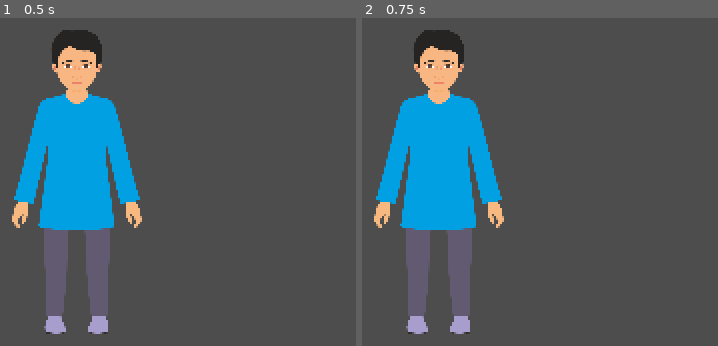
Above: before the commit, frames 1-2 (left to right).
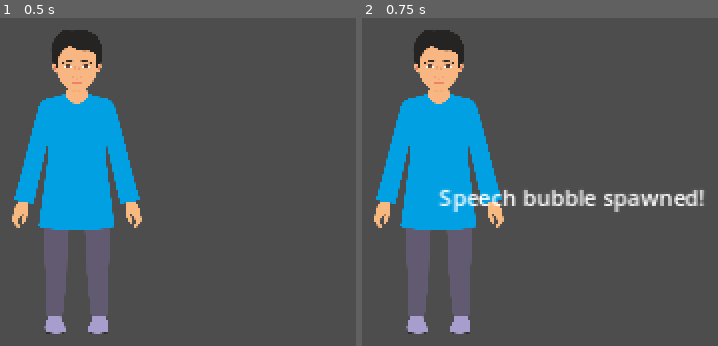
Above: after the commit, the same moments.

Repository: IvoChanev/Sunflower-Valley
Game: Godot game, scene res://scenes/main.tscn
Two runs of this game, one before a commit and one after it. Both use one fixed random seed, a clock stepped at 60 frames per second and the inputs below.
Inputs (mouse positions are in pixels of both pictures, inside the frame that each line leads up to):
- Up to frame 1 (0.5 s): no input
- Up to frame 2 (0.75 s): tap Enter at 0.5 s; move the mouse to (440, 182) at 0.52 s; click (440, 182) at 0.67 s

Frame 1 is identical in both runs. In frame 2, 2.2% of the frame differs, in the area x 21-97%, y 52-60%.

Commit message:
Speech bubble
Code support for the first speech bubble

Diff:
--- a/assets/scripts/client.gd
+++ b/assets/scripts/client.gd
@@ -3,6 +3,9 @@
 var plant: Node2D = null
 var plant_type: String = ""
 var disease: String = ""
+var speech_bubble_spawned: bool = false
+
+@onready var speech_bubble_scene = preload("res://scenes/speech_bubble.tscn")
 
 # Called when the node enters the scene tree for the first time.
 func _ready():
@@ -33,9 +36,15 @@
 func _on_area_2d_input_event(viewport: Node, event: InputEvent, shape_idx: int) -> void:
 	if event is InputEventScreenTouch and event.pressed:
 		print("Client interacted with!")
-		interact()
 
-#What happens after the client is tapped on
-func interact():
-		print("Interacting with the client...")
-		#$AnimatedSprite2D.animation = "walk_back"
+		if not speech_bubble_spawned:
+			spawn_speech_bubble()
+
+# Spawn the speech bubble
+func spawn_speech_bubble():
+	var speech_bubble = speech_bubble_scene.instantiate()
+	add_child(speech_bubble)
+
+	print("Displaying speech bubble for plant: " + plant_type + " with disease: " + disease)
+
+	speech_bubble_spawned = true
--- a/scenes/speech_bubble.tscn
+++ b/scenes/speech_bubble.tscn
@@ -6,7 +6,8 @@
 offset_right = 40.0
 offset_bottom = 40.0
 
-[node name="Text" type="Label" parent="."]
+[node name="SpeechBubbleText" type="Label" parent="."]
 layout_mode = 0
 offset_right = 40.0
 offset_bottom = 23.0
+text = "Speech bubble spawned!"
